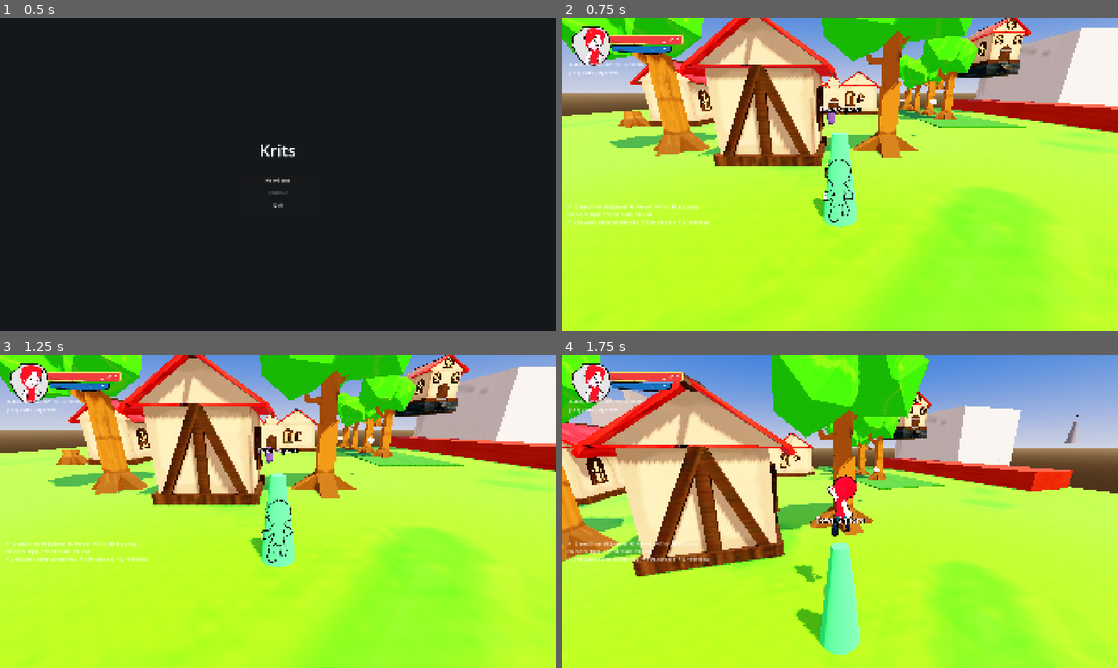
Above: before the commit, frames 1-4 (two rows, left to right).
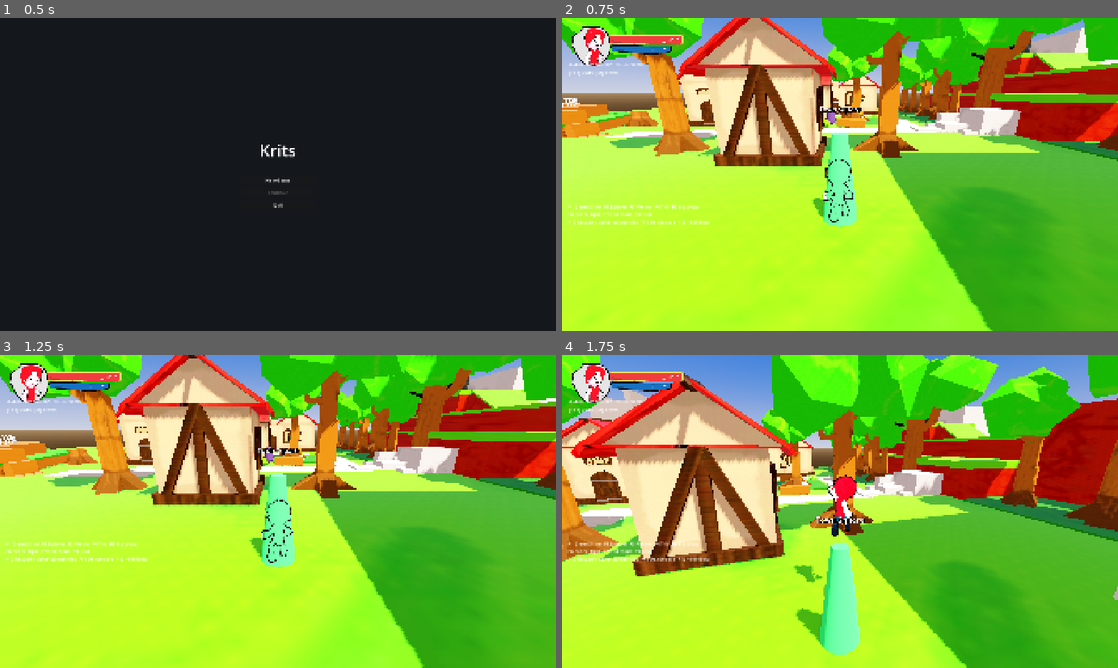
Above: after the commit, the same moments.

Repository: doggoanim/Krits
Game: Godot game, scene res://ui/main_menu.tscn
The game is run twice, just before and just after one commit, with the same random seed, the same clock (stepped at 60 frames per second) and the same inputs.
Inputs (mouse positions are in pixels of both pictures, inside the frame that each line leads up to):
- Up to frame 1 (0.5 s): no input
- Up to frame 2 (0.75 s): click "New Game" at 0.5 s
- Up to frame 3 (1.25 s): no input
- Up to frame 4 (1.75 s): tap Enter at 1.25 s; move the mouse to (867, 511) at 1.27 s; hold W (move_forward) from 1.28 s (still down); hold Ctrl (crouch_pound) from 1.28 s (still down); click (867, 511) at 1.42 s; tap Space (jump) at 1.52 s

Frame 1 is identical in both runs. In frame 2, 35% of the frame differs, in the area x 0-100%, y 0-100%; in frame 3, 35%; in frame 4, 40%.

Commit message:
more stuff

Diff:
--- a/world/hometown.tscn
+++ b/world/hometown.tscn
@@ -7,27 +7,37 @@
 [ext_resource type="PackedScene" uid="uid://bqxxfugls4puo" path="res://assets/world/terrain/grass_terrain.glb" id="2_256to"]
 [ext_resource type="PackedScene" uid="uid://dld5ve85ktgju" path="res://assets/world/lake_chesburg.glb" id="2_l8gsu"]
 [ext_resource type="PackedScene" uid="uid://b17cmgjxs20u7" path="res://assets/world/terrain/nocol_darkened_grass_terrain.glb" id="4_256to"]
-[ext_resource type="PackedScene" uid="uid://bcrwgpmkdcdkv" path="res://assets/world/rock_1.glb" id="8_cx2cw"]
-[ext_resource type="PackedScene" uid="uid://c18rqgadpyua4" path="res://assets/world/rock_2.glb" id="9_38blh"]
-[ext_resource type="PackedScene" uid="uid://cpqakqbcuurt3" path="res://assets/world/rock_3.glb" id="10_jq25j"]
-[ext_resource type="PackedScene" uid="uid://bfbpaevs3oe6f" path="res://assets/world/tree_chesburg_1.glb" id="10_qjukg"]
+[ext_resource type="PackedScene" uid="uid://bcrwgpmkdcdkv" path="res://assets/world/nature/rock_1.glb" id="8_cx2cw"]
+[ext_resource type="PackedScene" uid="uid://c18rqgadpyua4" path="res://assets/world/nature/rock_2.glb" id="9_38blh"]
+[ext_resource type="PackedScene" uid="uid://hoc3sbkq44s2" path="res://assets/world/terrain/nocol_dirt_terrain.glb" id="10_a5ueg"]
+[ext_resource type="PackedScene" uid="uid://cpqakqbcuurt3" path="res://assets/world/nature/rock_3.glb" id="10_jq25j"]
+[ext_resource type="PackedScene" uid="uid://bfbpaevs3oe6f" path="res://assets/world/nature/tree_chesburg_1.glb" id="10_qjukg"]
 [ext_resource type="PackedScene" uid="uid://3qh41uwbj8kg" path="res://world/water/water.tscn" id="13_8ru6n"]
-[ext_resource type="PackedScene" uid="uid://b7yepay0t2k7j" path="res://assets/world/tree_chesburg_5.glb" id="13_b2jir"]
+[ext_resource type="PackedScene" uid="uid://b7yepay0t2k7j" path="res://assets/world/nature/tree_chesburg_5.glb" id="13_b2jir"]
 [ext_resource type="PackedScene" uid="uid://ivt8hkai4lc4" path="res://assets/world/house_chesburg_1.glb" id="14_6yx7h"]
-[ext_resource type="PackedScene" uid="uid://c43welks1se8g" path="res://assets/world/tree_chesburg_3.glb" id="14_aa14t"]
-[ext_resource type="PackedScene" uid="uid://dwsqlkkxwt0wo" path="res://assets/world/tree_chesburg_4.glb" id="15_256to"]
-[ext_resource type="PackedScene" uid="uid://cysnmjio1ooma" path="res://assets/world/rock_5.glb" id="16_3y8fk"]
-[ext_resource type="PackedScene" uid="uid://ltic5dwj7165" path="res://assets/world/rock_4.glb" id="17_lybmh"]
+[ext_resource type="PackedScene" uid="uid://c43welks1se8g" path="res://assets/world/nature/tree_chesburg_3.glb" id="14_aa14t"]
+[ext_resource type="PackedScene" uid="uid://dwsqlkkxwt0wo" path="res://assets/world/nature/tree_chesburg_4.glb" id="15_256to"]
+[ext_resource type="PackedScene" uid="uid://cysnmjio1ooma" path="res://assets/world/nature/rock_5.glb" id="16_3y8fk"]
+[ext_resource type="PackedScene" uid="uid://bkxlyousnd7ld" path="res://assets/world/nature/tree_chesburg_7.glb" id="16_i8mdn"]
 [ext_resource type="PackedScene" uid="uid://chhgtlftglyvi" path="res://assets/world/house_chesburg_2.glb" id="17_qxovf"]
 [ext_resource type="Shader" uid="uid://cr440h5lag4q3" path="res://world/water/water.gdshader" id="18_water2_shader"]
 [ext_resource type="Texture2D" uid="uid://dkrydxsdd4k7r" path="res://assets/textures/water.jpg" id="19_water2_tex"]
 [ext_resource type="PackedScene" uid="uid://1wp1ik5osfqg" path="res://assets/world/well.glb" id="20_38blh"]
-[ext_resource type="PackedScene" uid="uid://bdjiv52blcoau" path="res://assets/world/tree_stump_2.glb" id="20_jq25j"]
+[ext_resource type="PackedScene" uid="uid://bdjiv52blcoau" path="res://assets/world/nature/tree_stump_2.glb" id="20_jq25j"]
+[ext_resource type="PackedScene" uid="uid://clkm5ngwo17ku" path="res://assets/world/nature/tree_chesburg_６.glb" id="24_i8mdn"]
 [ext_resource type="PackedScene" uid="uid://dsfqxgni7uamq" path="res://assets/world/house_chesburg_3.glb" id="24_iolvd"]
 [ext_resource type="PackedScene" uid="uid://cjy6rhmkjqyp2" path="res://assets/world/terrain/nocol_rock_terrain.glb" id="25_3y8fk"]
 [ext_resource type="PackedScene" uid="uid://bdapi1jubbeut" path="res://assets/world/terrain/rock_terrain.glb" id="26_lybmh"]
+[ext_resource type="PackedScene" uid="uid://cubdtprmq3puo" path="res://assets/world/nature/grass1.glb" id="26_muepx"]
 [ext_resource type="PackedScene" uid="uid://dtqtsqwvyd4jm" path="res://assets/world/terrain/dirt_terrain.glb" id="27_2m3w5"]
+[ext_resource type="PackedScene" uid="uid://cyon7cqll40c5" path="res://assets/world/nature/grass2.glb" id="27_yu71x"]
+[ext_resource type="PackedScene" uid="uid://ywjxl8up66ym" path="res://assets/world/nature/berry_bush.glb" id="28_52qkm"]
 [ext_resource type="PackedScene" uid="uid://pj45bqvbl54i" path="res://assets/world/house_chesburg_4.glb" id="28_lybmh"]
+[ext_resource type="PackedScene" uid="uid://232wke3ls06t" path="res://assets/world/nature/log.glb" id="29_2m3w5"]
+[ext_resource type="PackedScene" uid="uid://l352u12jftju" path="res://assets/world/nature/bush.glb" id="29_52qkm"]
+[ext_resource type="PackedScene" uid="uid://bgi0nckpg0qug" path="res://assets/world/nature/tree_chesburg_2.glb" id="30_vgvlt"]
+[ext_resource type="PackedScene" uid="uid://cdviygxdsjeil" path="res://assets/world/fence.glb" id="35_0005w"]
+[ext_resource type="PackedScene" uid="uid://b12jush2gg6x7" path="res://assets/world/nature/blueberry_bush.glb" id="37_emeer"]
 
 [sub_resource type="BoxMesh" id="BoxMesh_bf34x"]
 size = Vector3(10.715, 0.35, 12.595)
@@ -117,21 +127,126 @@
 [node name="nocol_darkened_grass_terrain" parent="Terrain" unique_id=316777790 instance=ExtResource("4_256to")]
 transform = Transform3D(4.32, 0, 0, 0, 0.07445519, 0, 0, 0, 14.256001, 22.7, 0.032082558, -17.704)
 
+[node name="nocol_darkened_grass_terrain3" parent="Terrain" unique_id=335693502 instance=ExtResource("4_256to")]
+transform = Transform3D(-2.6436646e-07, 0, 5.1321607, 0, 0.07445519, 0, -6.0480003, 0, -2.2433385e-07, 27.83216, 0.032082558, 9.512002)
+
+[node name="nocol_darkened_grass_terrain2" parent="Terrain" unique_id=1776744755 instance=ExtResource("4_256to")]
+transform = Transform3D(3.0240002, 0, 0, 0, 0.07445519, 0, 0, 0, 3.4214406, 10.400001, 0.032082558, -9.004001)
+
+[node name="nocol_rock_terrain" parent="Terrain" unique_id=1837949577 instance=ExtResource("25_3y8fk")]
+transform = Transform3D(0.19999999, 0, 0, 0, 0.044796467, 0, 0, 0, 0.19999999, 0.9999999, 0.01447773, -4)
+
+[node name="nocol_rock_terrain6" parent="Terrain" unique_id=2074747579 instance=ExtResource("25_3y8fk")]
+transform = Transform3D(0.19999999, 0, 0, 0, 0.044796467, 0, 0, 0, 0.19999999, -2.4, 0.01447773, 0)
+
+[node name="nocol_rock_terrain7" parent="Terrain" unique_id=1725174624 instance=ExtResource("25_3y8fk")]
+transform = Transform3D(0.19999999, 0, 0, 0, 0.044796467, 0, 0, 0, 0.19999999, -0.6, 0.01447773, 0.8)
+
+[node name="rock_terrain" parent="Terrain" unique_id=1604554837 instance=ExtResource("26_lybmh")]
+transform = Transform3D(6.8, 0, 0, 0, 10.4, 0, 0, 0, 10.72, 47, 1, -25.720001)
+
+[node name="rock_terrain2" parent="Terrain" unique_id=1092030027 instance=ExtResource("26_lybmh")]
+transform = Transform3D(6.8, 0, 0, 0, 10.4, 0, 0, 0, 6.4320006, 23.199999, 8.28, 21.6624)
+
+[node name="rock_terrain9" parent="Terrain" unique_id=2091630497 instance=ExtResource("26_lybmh")]
+transform = Transform3D(4.7429996, 0, 0, 0, 7.2799997, 0, 0, 0, 3.34464, 34.657997, 6.0386243, 20.238266)
+
+[node name="dirt_terrain" parent="Terrain" unique_id=1284299051 instance=ExtResource("27_2m3w5")]
+transform = Transform3D(5.077881, 0, 0, 0, 2.7, 0, 0, 0, 18.198689, 34.986988, 2.6, -15.7889595)
+
+[node name="dirt_terrain3" parent="Terrain" unique_id=486093824 instance=ExtResource("27_2m3w5")]
+transform = Transform3D(5.077881, 0, 0, 0, 4.0499997, 0, 0, 0, 7.2794747, 34.986988, 3.6, 9.611042)
+
+[node name="dirt_terrain2" parent="Terrain" unique_id=135426543 instance=ExtResource("27_2m3w5")]
+transform = Transform3D(3.6000001, 0, 0, 0, 1.5, 0, 0, 0, 3.4500003, 26.5, 1.4, 0)
+
+[node name="dirt_terrain4" parent="Terrain" unique_id=36899561 instance=ExtResource("27_2m3w5")]
+transform = Transform3D(1.5120001, 0, 0, 0, 1.5, 0, 0, 0, 15.180001, 28.5, 1.4, -18.694426)
+
+[node name="grass_terrain2" parent="Terrain" unique_id=1577035583 instance=ExtResource("2_256to")]
+transform = Transform3D(3.7619998, 0, 0, 0, 0.3, 0, 0, 0, 3.5, 26.5, 3, 0)
+
+[node name="dirt_terrain5" parent="Terrain" unique_id=809624940 instance=ExtResource("27_2m3w5")]
+transform = Transform3D(4.32, 0, 0, 0, 1.5, 0, 0, 0, 10.060201, 36.1, 6.4, -23)
+
+[node name="grass_terrain5" parent="Terrain" unique_id=352160616 instance=ExtResource("2_256to")]
+transform = Transform3D(4.5144, 0, 0, 0, 0.3, 0, 0, 0, 10.150001, 36.1, 8, -23)
+
+[node name="dirt_terrain6" parent="Terrain" unique_id=1488067545 instance=ExtResource("27_2m3w5")]
+transform = Transform3D(3.024, 0, 0, 0, 1.1691341, -1.3520907, 0, 0.675, 2.34189, 36.1, 5.62081, -11.192499)
+
+[node name="grass_terrain6" parent="Terrain" unique_id=502974511 instance=ExtResource("2_256to")]
+transform = Transform3D(3.1600797, 0, 0, 0, 0.07794229, -1.3641601, 0, 0.044999998, 2.3627942, 36.1, 6.8548956, -10.48)
+
+[node name="grass_terrain3" parent="Terrain" unique_id=30839211 instance=ExtResource("2_256to")]
+transform = Transform3D(1.444608, 0, 0, 0, 0.3, 0, 0, 0, 15.363034, 28.5, 3, -18.832697)
+
+[node name="grass_terrain4" parent="Terrain" unique_id=1789673588 instance=ExtResource("2_256to")]
+transform = Transform3D(5.225, 0, 0, 0, 0.15999995, 0, 0, 0, 18.425707, 35, 5.4, -15.6)
+
+[node name="nocol_rock_terrain2" parent="Terrain" unique_id=1613932025 instance=ExtResource("25_3y8fk")]
+transform = Transform3D(6.9000006, 0, 0, 0, 0.050000012, 0, 0, 0, 1.3199999, 7, 0, -15.882292)
+
+[node name="nocol_rock_terrain3" parent="Terrain" unique_id=1828147578 instance=ExtResource("25_3y8fk")]
+transform = Transform3D(6.9000006, 0, 0, 0, 0.050000012, 0, 0, 0, 1.3199999, 7, 0, -1.4800005)
+
+[node name="nocol_rock_terrain10" parent="Terrain" unique_id=1273698837 instance=ExtResource("25_3y8fk")]
+transform = Transform3D(1.2420001, 0, 0, 0, 0.050000012, 0, 0, 0, 2.376, 4.516, 0, 2.2230291)
+
+[node name="nocol_rock_terrain8" parent="Terrain" unique_id=1438219287 instance=ExtResource("25_3y8fk")]
+transform = Transform3D(4.1400003, 0, 0, 0, 0.050000012, 0, 0, 0, 1.3199999, -6.6571712, 0, 0.5199995)
+
+[node name="nocol_rock_terrain9" parent="Terrain" unique_id=2032415667 instance=ExtResource("25_3y8fk")]
+transform = Transform3D(1.656, 0, 0, 0, 0.050000012, 0, 0, 0, 0.792, -4.1863136, 0, -1.5756259)
+
+[node name="nocol_rock_terrain4" parent="Terrain" unique_id=923290094 instance=ExtResource("25_3y8fk")]
+transform = Transform3D(-3.7287657e-07, 0, -1.3199999, 0, 0.050000012, 0, 8.530422, 0, -5.769903e-08, -1.2073469, 0, -8.690684)
+
+[node name="nocol_rock_terrain5" parent="Terrain" unique_id=1908201923 instance=ExtResource("25_3y8fk")]
+transform = Transform3D(-3.7287657e-07, 0, -1.3199999, 0, 0.050000012, 0, 8.530422, 0, -5.769903e-08, 15.206328, 0, -8.690683)
+
+[node name="rock_terrain3" parent="Terrain" unique_id=2083804871 instance=ExtResource("26_lybmh")]
+transform = Transform3D(1.5, 0, 0, 0, 1, 0, 0, 0, 1.98, 21.4, 1, -1.386)
+
+[node name="rock_terrain4" parent="Terrain" unique_id=1003991270 instance=ExtResource("26_lybmh")]
+transform = Transform3D(1.2, 0, 0, 0, 0.36999992, 0, 0, 0, 1.1880001, 18.699999, 0.3, -1.9860001)
+
+[node name="rock_terrain6" parent="Terrain" unique_id=215245265 instance=ExtResource("26_lybmh")]
+transform = Transform3D(0.84000003, 0, 0, 0, 0.14799996, 0, 0, 0, 0.7128001, 19.539999, 0.15200005, -0.32279998)
+
+[node name="rock_terrain5" parent="Terrain" unique_id=549770640 instance=ExtResource("26_lybmh")]
+transform = Transform3D(0.6, 0, 0, 0, 0.26639992, 0, 0, 0, 0.59400004, 17.519999, 0.15200005, -3.7484)
+
+[node name="rock_terrain7" parent="Terrain" unique_id=1187744568 instance=ExtResource("26_lybmh")]
+transform = Transform3D(1.26, 0, 0, 0, 0.95903975, 0, 0, 0, 0.59400004, 19.289999, 0.439712, -3.7484)
+
+[node name="rock_terrain8" parent="Terrain" unique_id=401667874 instance=ExtResource("26_lybmh")]
+transform = Transform3D(1.2, 0, 0, 0, 0.11099998, 0, 0, 0, 1.1880001, 16.3, 0.10000001, -1.9860001)
+
 [node name="Buildings" type="Node3D" parent="." unique_id=1303486059]
 
 [node name="house_chesburg_1" parent="Buildings" unique_id=666560511 instance=ExtResource("14_6yx7h")]
 transform = Transform3D(-1, 0, -8.742278e-08, 0, 1, 0, 8.742278e-08, 0, -1, 4.4791, 0, 6.687791)
 
+[node name="house_chesburg_5" parent="Buildings" unique_id=2135377020 instance=ExtResource("14_6yx7h")]
+transform = Transform3D(1.3113416e-07, 0, -1, 0, 1, 0, 1, 0, 1.3113416e-07, 4.479099, 0, -10.312209)
+
 [node name="house_chesburg_2" parent="Buildings" unique_id=1116888906 instance=ExtResource("17_qxovf")]
-transform = Transform3D(1, 0, 0, 0, 1, 0, 0, 0, 1, -9.706156, 0, -7.0017056)
+transform = Transform3D(1, 0, 0, 0, 1, 0, 0, 0, 1, -5.706156, 0, -7.0017056)
 
 [node name="house_chesburg_3" parent="Buildings" unique_id=1391076820 instance=ExtResource("24_iolvd")]
-transform = Transform3D(1, 0, 0, 0, 1, 0, 0, 0, 1, 34.33178, 5.9844084, -24.818865)
+transform = Transform3D(1, 0, 0, 0, 1, 0, 0, 0, 1, 35.33178, 8.984408, -24.818865)
 
 [node name="house_chesburg_4" parent="Buildings" unique_id=1975904037 instance=ExtResource("28_lybmh")]
 transform = Transform3D(1, 0, 0, 0, 1, 0, 0, 0, 1, 7, 0, -21)
 
+[node name="nocol_dirt_terrain" parent="Buildings" unique_id=1026005673 instance=ExtResource("10_a5ueg")]
+transform = Transform3D(1, 0, 0, 0, 0.099999964, 0, 0, 0, 3.78, -9.6, 0.10000032, -9.378)
+
 [node name="Props" type="Node3D" parent="." unique_id=1770766056]
+
+[node name="well" parent="Props" unique_id=1061802426 instance=ExtResource("20_38blh")]
+transform = Transform3D(1, 0, 0, 0, 1, 0, 0, 0, 1, 3.4198782, 0.034999855, -5.3904057)
 
 [node name="Trees" type="Node3D" parent="Props" unique_id=1738221840]
 
@@ -142,49 +257,84 @@
 transform = Transform3D(1, 0, 0, 0, 1, 0, 0, 0, 1, 10.85676, 4.7683716e-07, 5.866437)
 
 [node name="tree_stump_2" parent="Props/Trees" unique_id=2068122639 instance=ExtResource("20_jq25j")]
-transform = Transform3D(1, 0, 0, 0, 1, 0, 0, 0, 1, -14.384615, 0, -5.26506)
+transform = Transform3D(1, 0, 0, 0, 1, 0, 0, 0, 1, -13.784615, 0, -5.4650598)
+
+[node name="tree_chesburg_3" parent="Props/Trees" unique_id=538649185 instance=ExtResource("14_aa14t")]
+transform = Transform3D(0.8, 0, 0, 0, 0.81899995, 0, 0, 0, 0.8, 28.488953, 3.3, -29)
+
+[node name="tree_chesburg_4" parent="Props/Trees" unique_id=1514547173 instance=ExtResource("15_256to")]
+transform = Transform3D(0.49999997, 0, 0.86602545, 0, 1, 0, -0.86602545, 0, 0.49999997, 21, 0, -28)
+
+[node name="tree_chesburg_6" parent="Props/Trees" unique_id=1693697992 instance=ExtResource("13_b2jir")]
+transform = Transform3D(0.80999994, 0, 0, 0, 0.8, 0, 0, 0, 0.80999994, 21, 0, -22.19)
+
+[node name="tree_chesburg_2" parent="Props/Trees" unique_id=1483444084 instance=ExtResource("10_qjukg")]
+transform = Transform3D(1, 0, 0, 0, 0.9, 0, 0, 0, 1, 21, 0, -16)
+
+[node name="tree_chesburg_7" parent="Props/Trees" unique_id=1406722410 instance=ExtResource("14_aa14t")]
+transform = Transform3D(1, 0, 0, 0, 1, 0, 0, 0, 1, 21, 0, -10)
+
+[node name="tree_chesburg_8" parent="Props/Trees" unique_id=1005246001 instance=ExtResource("16_i8mdn")]
+transform = Transform3D(1, 0, 0, 0, 1, 0, 0, 0, 1, 10, 0, -9)
+
+[node name="tree_chesburg_9" parent="Props/Trees" unique_id=109369745 instance=ExtResource("14_aa14t")]
+transform = Transform3D(0.70710677, 0, 0.70710677, 0, 0.76795214, 0, -0.70710677, 0, 0.70710677, 24, 0, -13)
+
+[node name="tree_chesburg_10" parent="Props/Trees" unique_id=552567695 instance=ExtResource("16_i8mdn")]
+transform = Transform3D(0.92728883, 0, 0.45655677, 0, 1.368, 0, -0.2484663, 0, 1.7038931, 24, 0, -19)
+
+[node name="tree_chesburg_６" parent="Props/Trees" unique_id=1761606458 instance=ExtResource("24_i8mdn")]
+transform = Transform3D(-4.371139e-08, 0, -1, 0, 0.8, 0, 1, 0, -4.371139e-08, 24, 0, -26)
 
 [node name="Water" parent="Props" unique_id=2126579471 instance=ExtResource("13_8ru6n")]
 transform = Transform3D(1, 0, 0, 0, 1, 0, 0, 0, 1, 5.2104874, 4.1793137, 34.901344)
 
-[node name="rock_1" parent="Props" unique_id=211568896 instance=ExtResource("8_cx2cw")]
-transform = Transform3D(1, 0, 0, 0, 1, 0, 0, 0, 1, 1.4109068, 0.040555716, 4.4515524)
-
-[node name="rock_2" parent="Props" unique_id=1686040358 instance=ExtResource("9_38blh")]
-transform = Transform3D(1, 0, 0, 0, 1, 0, 0, 0, 1, 1.0166259, 0.037769556, 4.2396927)
-
-[node name="rock_3" parent="Props" unique_id=2115035763 instance=ExtResource("10_jq25j")]
-transform = Transform3D(1, 0, 0, 0, 1, 0, 0, 0, 1, 0.90913105, 0.043483734, 4.8624578)
-
-[node name="tree_chesburg_3" parent="Props" unique_id=538649185 instance=ExtResource("14_aa14t")]
-transform = Transform3D(1, 0, 0, 0, 1, 0, 0, 0, 1, 28, 4, -29)
-
-[node name="tree_chesburg_4" parent="Props" unique_id=1514547173 instance=ExtResource("15_256to")]
-transform = Transform3D(0.49999997, 0, 0.86602545, 0, 1, 0, -0.86602545, 0, 0.49999997, 22, 0, -29)
-
-[node name="tree_chesburg_5" parent="Props" unique_id=1693697992 instance=ExtResource("13_b2jir")]
-transform = Transform3D(0.80999994, 0, 0, 0, 0.8, 0, 0, 0, 0.80999994, 22, 0, -23.19)
-
-[node name="tree_chesburg_1" parent="Props" unique_id=1483444084 instance=ExtResource("10_qjukg")]
-transform = Transform3D(1, 0, 0, 0, 0.9, 0, 0, 0, 1, 22, 0, -17)
-
-[node name="tree_chesburg_6" parent="Props" unique_id=1406722410 instance=ExtResource("14_aa14t")]
-transform = Transform3D(1, 0, 0, 0, 1, 0, 0, 0, 1, 22, 0, -11)
-
-[node name="rock_5" parent="Props" unique_id=201820813 instance=ExtResource("16_3y8fk")]
-transform = Transform3D(1, 0, 0, 0, 1, 0, 0, 0, 1, 15, 2.586278, 2)
-
-[node name="rock_4" parent="Props" unique_id=163732373 instance=ExtResource("17_lybmh")]
-transform = Transform3D(1, 0, 0, 0, 1, 0, 0, 0, 1, 14, 2.586125, -3)
-
 [node name="lake_chesburg" parent="Props" unique_id=1685882827 instance=ExtResource("2_l8gsu")]
-transform = Transform3D(1, 0, 0, 0, 1, 0, 0, 0, 1, -20.280123, 1.2179992, 28.97976)
+transform = Transform3D(-4.371139e-08, 0, 1, 0, 1, 0, -1, 0, -4.371139e-08, -27.280123, 0.017999172, 0.9797595)
 
 [node name="Water2" parent="Props/lake_chesburg" unique_id=691222566 instance=ExtResource("13_8ru6n")]
 transform = Transform3D(1, 0, 0, 0, 1, 0, 0, 0, 1, 0.41620445, 1.2802064, 0.42698288)
 material_override = SubResource("ShaderMaterial_qjukg")
 mesh = SubResource("CylinderMesh_o8fgi")
 
+[node name="eyecandies" type="Node3D" parent="Props" unique_id=224415039]
+
+[node name="rock_4" parent="Props/eyecandies" unique_id=837512990 instance=ExtResource("10_jq25j")]
+transform = Transform3D(1, 0, 0, 0, 1, 0, 0, 0, 1, 11, 0, -8)
+
+[node name="rock_5" parent="Props/eyecandies" unique_id=226587058 instance=ExtResource("9_38blh")]
+transform = Transform3D(1.4, 0, 0, 0, 1.4399999, 0, 0, 0, 1.5, 10.8, 0, -8.3)
+
+[node name="rock_1" parent="Props/eyecandies" unique_id=211568896 instance=ExtResource("8_cx2cw")]
+transform = Transform3D(1, 0, 0, 0, 1, 0, 0, 0, 1, 1.4109068, 0.040555716, 4.4515524)
+
+[node name="rock_2" parent="Props/eyecandies" unique_id=1686040358 instance=ExtResource("9_38blh")]
+transform = Transform3D(1, 0, 0, 0, 1, 0, 0, 0, 1, 1.0166259, 0.037769556, 4.2396927)
+
+[node name="rock_3" parent="Props/eyecandies" unique_id=2115035763 instance=ExtResource("10_jq25j")]
+transform = Transform3D(1, 0, 0, 0, 1, 0, 0, 0, 1, 0.90913105, 0.043483734, 4.8624578)
+
+[node name="rock_6" parent="Props/eyecandies" unique_id=2106869582 instance=ExtResource("16_3y8fk")]
+transform = Transform3D(1, 0, 0, 0, 1, 0, 0, 0, 1, 19.739195, 0.64848197, -2.9766304)
+
+[node name="grass1" parent="Props/eyecandies" unique_id=1743353139 instance=ExtResource("26_muepx")]
+transform = Transform3D(1, 0, 0, 0, 1, 0, 0, 0, 1, 13, 0, -4)
+
+[node name="log" parent="Props/eyecandies" unique_id=1518400935 instance=ExtResource("29_2m3w5")]
+transform = Transform3D(1, 0, 0, 0, -7.8680486e-08, 1.6, 0, -1.8000001, -6.993822e-08, 9, 0.38494915, -4)
+
+[node name="log2" parent="Props/eyecandies" unique_id=595294594 instance=ExtResource("29_2m3w5")]
+transform = Transform3D(-1, 1.57361e-07, 6.114193e-15, 0, -7.8680486e-08, 1.6, 8.742278e-08, 1.8000001, 6.993822e-08, 10, 0.38494915, -14)
+
+[node name="grass2" parent="Props/eyecandies" unique_id=1863238249 instance=ExtResource("27_yu71x")]
+transform = Transform3D(1, 0, 0, 0, 1, 0, 0, 0, 1, 13, 0, -14)
+
+[node name="grass3" parent="Props/eyecandies" unique_id=627943168 instance=ExtResource("27_yu71x")]
+transform = Transform3D(1, 0, 0, 0, 1, 0, 0, 0, 1, 6, 0, -6)
+
+[node name="bush" parent="Props/eyecandies" unique_id=616452771 instance=ExtResource("29_52qkm")]
+transform = Transform3D(1, 0, 0, 0, 1, 0, 0, 0, 1, 6, 0, -4)
+
 [node name="NPCs" type="Node3D" parent="." unique_id=298095596]
 
 [node name="ElderMira" type="StaticBody3D" parent="NPCs" unique_id=-1165481586]
@@ -211,7 +361,7 @@
 shape = SubResource("Shape_ShopBody")
 
 [node name="Mesh" type="MeshInstance3D" parent="NPCs/ShopKeeper" unique_id=-1165481581]
-transform = Transform3D(1, 0, 0, 0, 1, 0, 0, 0, 1, 0, 0.9, 0)
+transform = Transform3D(1, 0, 0, 0, 1, 0, 0, 0, 1, 4, 0.9, 0)
 material_override = SubResource("Mat_ShopRobe")
 mesh = SubResource("Mesh_ShopBody")
 
@@ -257,14 +407,29 @@
 transform = Transform3D(1, 0, 0, 0, 1, 0, 0, 0, 1, 6.509651, 0, -10.17687)
 shape = SubResource("BoxShape3D_256to")
 
-[node name="well" parent="." unique_id=1061802426 instance=ExtResource("20_38blh")]
-transform = Transform3D(1, 0, 0, 0, 1, 0, 0, 0, 1, 2.4198782, 0.034999855, -5.3904057)
-
-[node name="nocol_rock_terrain" parent="." unique_id=1837949577 instance=ExtResource("25_3y8fk")]
-transform = Transform3D(0.19999999, 0, 0, 0, 0.044796467, 0, 0, 0, 0.19999999, 0.9999999, 0.01447773, -4)
-
-[node name="rock_terrain" parent="." unique_id=1604554837 instance=ExtResource("26_lybmh")]
-transform = Transform3D(6.8, 0, 0, 0, 10.4, 0, 0, 0, 10.72, 47, 1, -25.720001)
-
-[node name="dirt_terrain" parent="." unique_id=1284299051 instance=ExtResource("27_2m3w5")]
-transform = Transform3D(2.9869888, 0, 0, 0, 1, 0, 0, 0, 18.198689, 35.986988, 1, -15.7889595)
+[node name="tree_chesburg_2" parent="." unique_id=823451885 instance=ExtResource("30_vgvlt")]
+transform = Transform3D(-0.41411048, 0, 1.8352591, 0, 1.3, 0, -1.5454813, 0, -0.4917562, 24, 0, -6)
+
+[node name="fence" parent="." unique_id=1234966156 instance=ExtResource("35_0005w")]
+transform = Transform3D(1, 0, 0, 0, 1, 0, 0, 0, 1, 1.3, 0, -3)
+
+[node name="fence2" parent="." unique_id=1128572959 instance=ExtResource("35_0005w")]
+transform = Transform3D(-6.9938224e-08, 0, -1, 0, 1.3, 0, 1.6, 0, -4.371139e-08, 6.1000004, 0, 1.9000002)
+
+[node name="fence3" parent="." unique_id=1056758214 instance=ExtResource("35_0005w")]
+transform = Transform3D(2.0981466e-07, 0, 1, 0, 1.3, 0, -1.6, 0, 1.3113416e-07, 3.1000004, 0, 1.9)
+
+[node name="tree_chesburg_1" parent="." unique_id=1529755774 instance=ExtResource("10_qjukg")]
+transform = Transform3D(1, 0, 0, 0, 1, 0, 0, 0, 1, 26, 0, 6)
+
+[node name="tree_chesburg_3" parent="." unique_id=929990572 instance=ExtResource("30_vgvlt")]
+transform = Transform3D(-0.33646473, 0, 1.2557036, 0, 1.3, 0, -1.2557036, 0, -0.33646473, 26, 0, 11)
+
+[node name="blueberry_bush" parent="." unique_id=1748432056 instance=ExtResource("37_emeer")]
+transform = Transform3D(1, 0, 0, 0, 1, 0, 0, 0, 1, -9.5, 0, -12)
+
+[node name="berry_bush" parent="." unique_id=888765469 instance=ExtResource("28_52qkm")]
+transform = Transform3D(1, 0, 0, 0, 1, 0, 0, 0, 1, -9.5, 0, -9.3)
+
+[node name="berry_bush2" parent="." unique_id=1794700689 instance=ExtResource("28_52qkm")]
+transform = Transform3D(-0.70710677, 0, -0.70710677, 0, 1, 0, 0.70710677, 0, -0.70710677, -9.7, 0, -6.9)
Binary file added: assets/world/fence.glb
Not shown, added: assets/world/fence.glb.import
Binary file added: assets/world/nature/berry_bush.glb
Not shown, added: assets/world/nature/berry_bush.glb.import
Binary file added: assets/world/nature/berry_bush_Image_0.png
Not shown, added: assets/world/nature/berry_bush_Image_0.png.import
Binary file added: assets/world/nature/berry_bush_Image_1.png
Not shown, added: assets/world/nature/berry_bush_Image_1.png.import
Binary file added: assets/world/nature/blueberry_bush.glb
Not shown, added: assets/world/nature/blueberry_bush.glb.import
Binary file added: assets/world/nature/blueberry_bush_Image_0.png
Not shown, added: assets/world/nature/blueberry_bush_Image_0.png.import
(and 103 more such lines)
